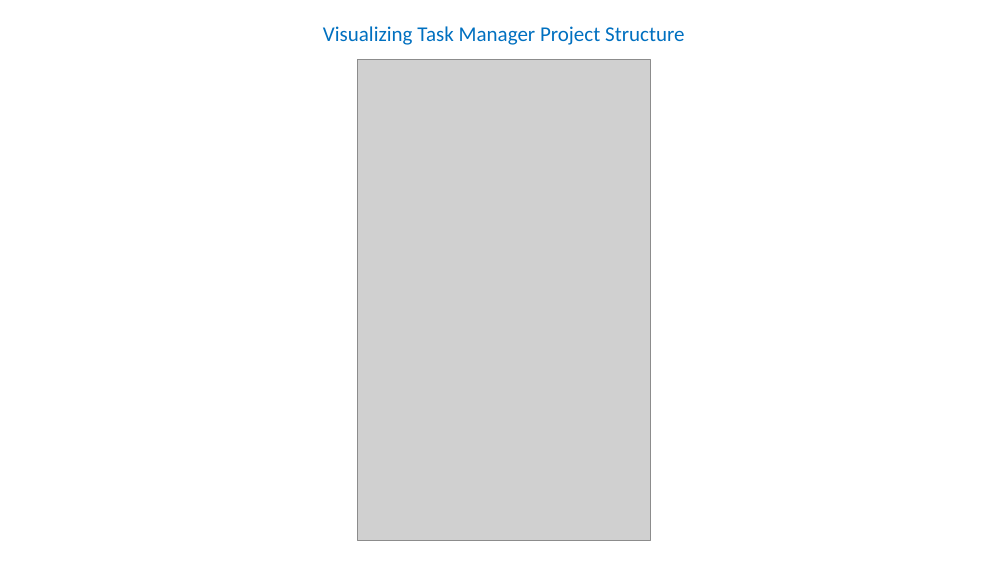
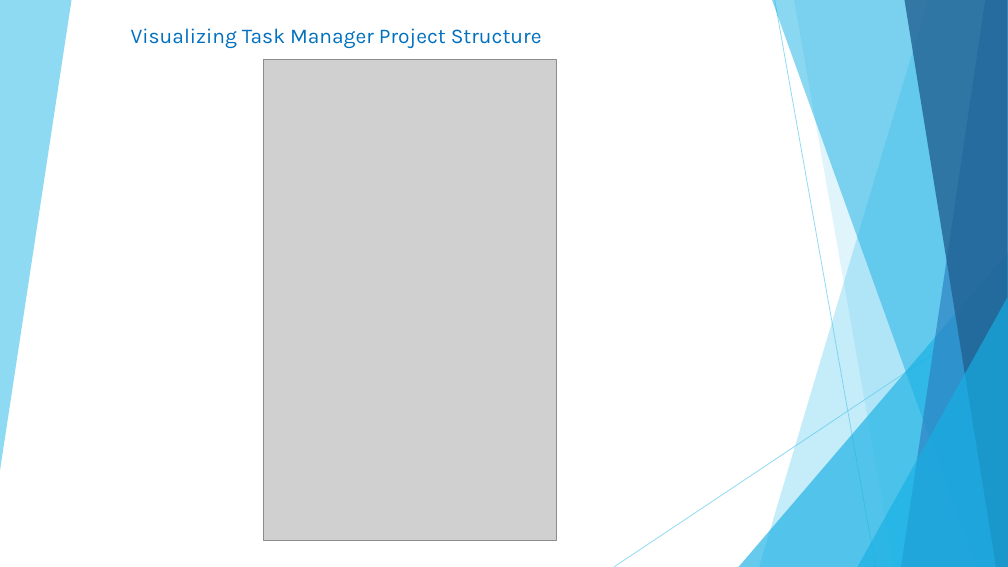
Before and after one commit to ShahriatHossain/react-monorepo, a slide deck: slide 4 of docs/Task Manager Presentation.pptx (slide 1 before the commit). Drawn at 1008x567 pixels with LibreOffice and Linux fonts; fonts in the diff are those of the drawing; grey boxes stand for pictures. Boxes give left, top, right and bottom in pixels: in the first picture for what was removed or moved away, otherwise in the second. Text is boxed around its words. In the diff, an @@ line names an element or a change of style, - is before the commit and + after.

```diff
--- a/docs/Task Manager Presentation.pptx
+++ b/docs/Task Manager Presentation.pptx
@@ subtitle "Visualizing Task Manager Project Structure" at box(131, 28, 542, 48): font Calibri to Karla; alignment centre to left; line spacing 0.9 to 1 @@
@@ picture: place and size @@
-picture at box(358, 60, 650, 541)
+picture at box(264, 60, 557, 541)
@@ group added at box(0, 0, 1008, 567): 6 freeform shapes, 2 lines, 2 triangles @@
```
Also in this commit, not shown: 3 slides added, 1 slide removed, 4 other files.
